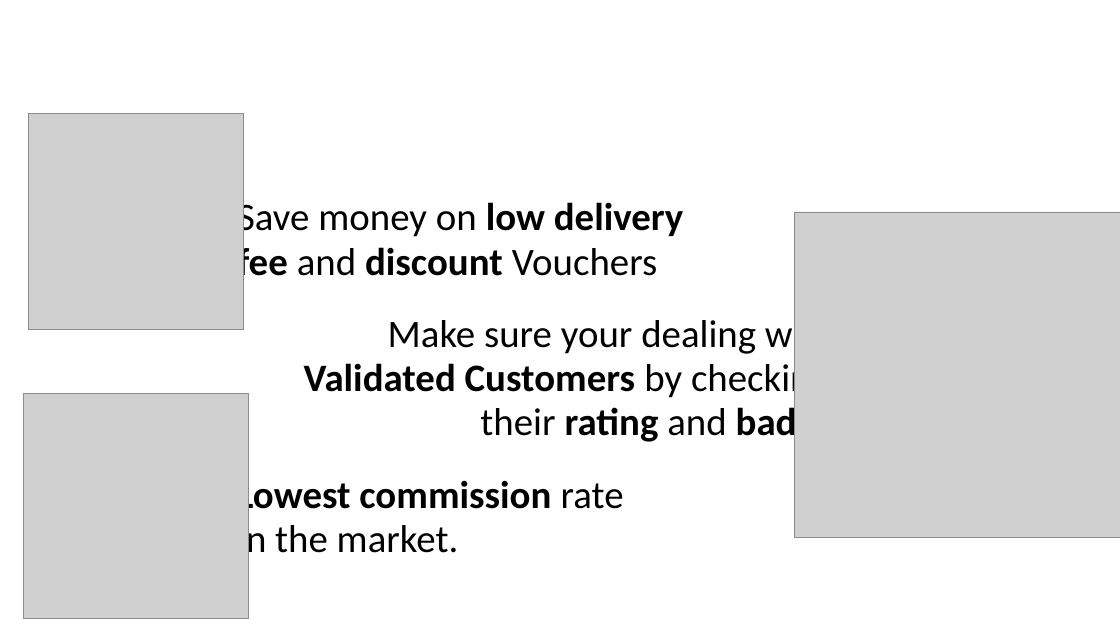
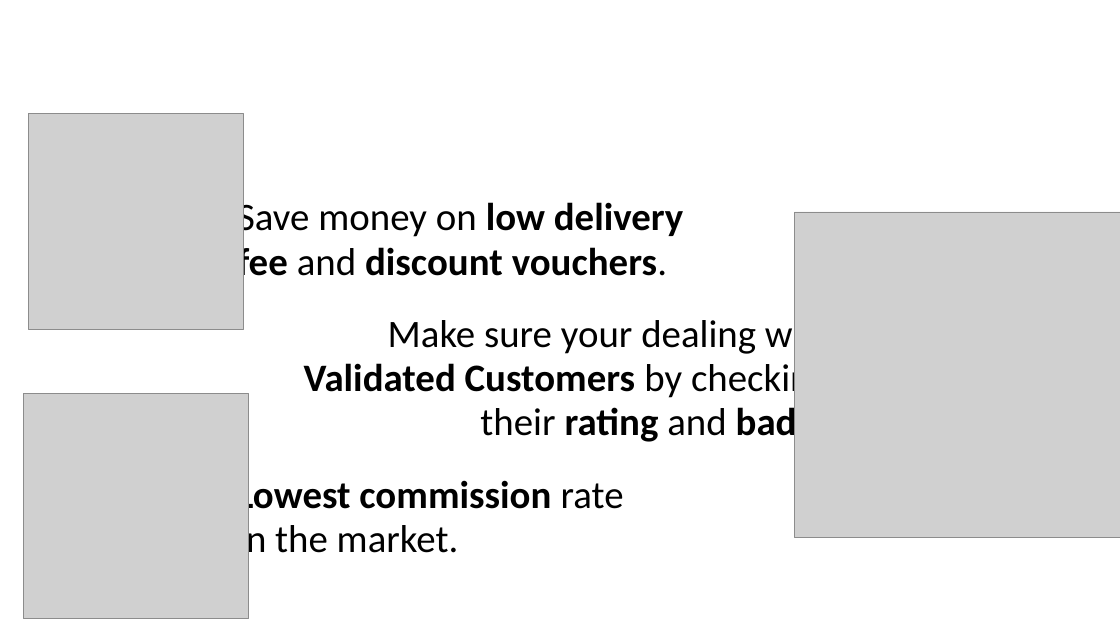
Before and after one commit to Pasabuy-App/Xamarin-App, a slide deck: slide 3 of docs/Project-Investor-Pitch.pptx. Drawn at 1120x630 pixels with LibreOffice and Linux fonts; fonts in the diff are those of the drawing; grey boxes stand for pictures; background and template pictures are left out. Boxes give left, top, right and bottom in pixels: in the first picture for what was removed or moved away, otherwise in the second. Text is boxed around its words. In the diff, an @@ line names an element or a change of style, - is before the commit and + after.

```diff
--- a/docs/Project-Investor-Pitch.pptx
+++ b/docs/Project-Investor-Pitch.pptx
@@ text at box(237, 242, 667, 284): text changed @@
-fee and discount Vouchers
+fee and discount vouchers.
```
Also in this commit, not shown: 12 other slides changed.
